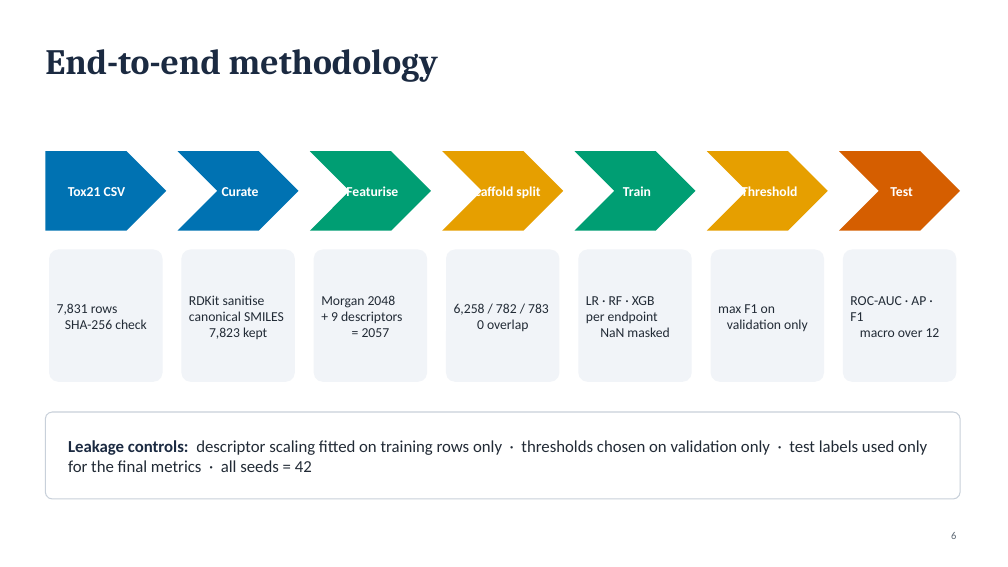
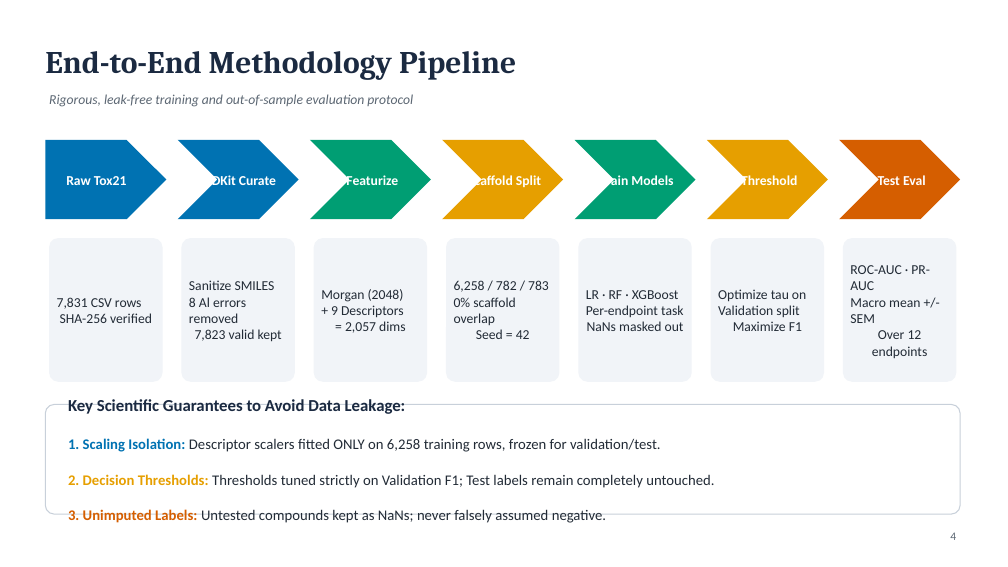
Before and after one commit to aristoncodes/Molecular-Toxicity-Prediction, a slide deck: slide 4 of reports/presentation/phase1_final_presentation.pptx (slide 6 before the commit). Drawn at 1008x567 pixels with LibreOffice and Linux fonts; fonts in the diff are those of the drawing. Boxes give left, top, right and bottom in pixels: in the first picture for what was removed or moved away, otherwise in the second. Text is boxed around its words. In the diff, an @@ line names an element or a change of style, - is before the commit and + after.

```diff
--- a/reports/presentation/phase1_final_presentation.pptx
+++ b/reports/presentation/phase1_final_presentation.pptx
@@ title at (x1=45, y1=51, x2=516, y2=80): text changed; size 34 to 30 pt @@
-End-to-end methodology
+End-to-End Methodology Pipeline
@@ text added at (x1=49, y1=94, x2=413, y2=107), 13 pt, text #5C6773, italic @@
+Rigorous, leak-free training and out-of-sample evaluation protocol
@@ 6 chevrons, 1 text, 1 pentagon arrow moved together from (x1=45, y1=151, x2=960, y2=231) to (x1=45, y1=140, x2=960, y2=219) @@
@@ text at (x1=66, y1=176, x2=127, y2=185): text changed @@
-Tox21 CSV
+Raw Tox21
@@ text at (x1=204, y1=173, x2=276, y2=189): text changed @@
-Curate
+RDKit Curate
@@ text added at (x1=346, y1=175, x2=398, y2=185), 13 pt, text #FFFFFF, bold @@
+Featurize
@@ text at (x1=468, y1=173, x2=541, y2=189): text changed @@
-Scaffold split
+Scaffold Split
@@ text at (x1=600, y1=173, x2=673, y2=189): text changed @@
-Train
+Train Models
@@ text at (x1=878, y1=175, x2=926, y2=185): text changed @@
-Test
+Test Eval
@@ text removed at (x1=346, y1=186, x2=398, y2=196) @@
-Featurise
@@ rounded rectangle resized from (x1=49, y1=250, x2=163, y2=382) to (x1=49, y1=238, x2=163, y2=382) @@
@@ rounded rectangle resized from (x1=181, y1=250, x2=295, y2=382) to (x1=181, y1=238, x2=295, y2=382) @@
@@ rounded rectangle resized from (x1=314, y1=250, x2=427, y2=382) to (x1=314, y1=238, x2=427, y2=382) @@
@@ rounded rectangle resized from (x1=446, y1=250, x2=560, y2=382) to (x1=446, y1=238, x2=560, y2=382) @@
@@ rounded rectangle resized from (x1=578, y1=250, x2=692, y2=382) to (x1=578, y1=238, x2=692, y2=382) @@
@@ rounded rectangle resized from (x1=711, y1=250, x2=824, y2=382) to (x1=711, y1=238, x2=824, y2=382) @@
@@ rounded rectangle resized from (x1=843, y1=250, x2=957, y2=382) to (x1=843, y1=238, x2=957, y2=382) @@
@@ text at (x1=850, y1=265, x2=930, y2=358): text changed @@
-ROC-AUC · AP · F1
-macro over 12
+ROC-AUC · PR-AUC
+Macro mean +/- SEM
+Over 12 endpoints
@@ text at (x1=57, y1=297, x2=152, y2=323): text changed @@
-7,831 rows
-SHA-256 check
+7,831 CSV rows
+SHA-256 verified
@@ text at (x1=189, y1=280, x2=282, y2=342): text changed @@
-RDKit sanitise
-canonical SMILES
-7,823 kept
+Sanitize SMILES
+8 Al errors removed
+7,823 valid kept
@@ text at (x1=321, y1=289, x2=405, y2=333): text changed @@
-Morgan 2048
-+ 9 descriptors
-= 2057
+Morgan (2048)
++ 9 Descriptors
+= 2,057 dims
@@ text at (x1=454, y1=280, x2=549, y2=339): text changed @@
-6,258 / 782 / 783
-0 overlap
+6,258 / 782 / 783
+0% scaffold overlap
+Seed = 42
@@ text at (x1=586, y1=290, x2=684, y2=331): text changed @@
-LR · RF · XGB
-per endpoint
-NaN masked
+LR · RF · XGBoost
+Per-endpoint task
+NaNs masked out
@@ text at (x1=718, y1=289, x2=806, y2=331): text changed @@
-max F1 on
-validation only
+Optimize tau on
+Validation split
+Maximize F1
@@ rounded rectangle resized from (x1=45, y1=412, x2=960, y2=499) to (x1=45, y1=405, x2=960, y2=514) @@
@@ text at (x1=68, y1=399, x2=714, y2=523): text changed; size 16 to 14 pt @@
-Leakage controls: descriptor scaling fitted on training rows only · thresholds chosen on validation only · test labels used only for the final metrics · all seeds = 42
+Key Scientific Guarantees to Avoid Data Leakage:
+1. Scaling Isolation: Descriptor scalers fitted ONLY on 6,258 training rows, frozen for validation/test.
+2. Decision Thresholds: Thresholds tuned strictly on Validation F1; Test labels remain completely untouched.
+3. Unimputed Labels: Untested compounds kept as NaNs; never falsely assumed negative.
```
Also in this commit, not shown: 4 other slides changed, 11 slides added, 13 slides removed, 1 other file.
